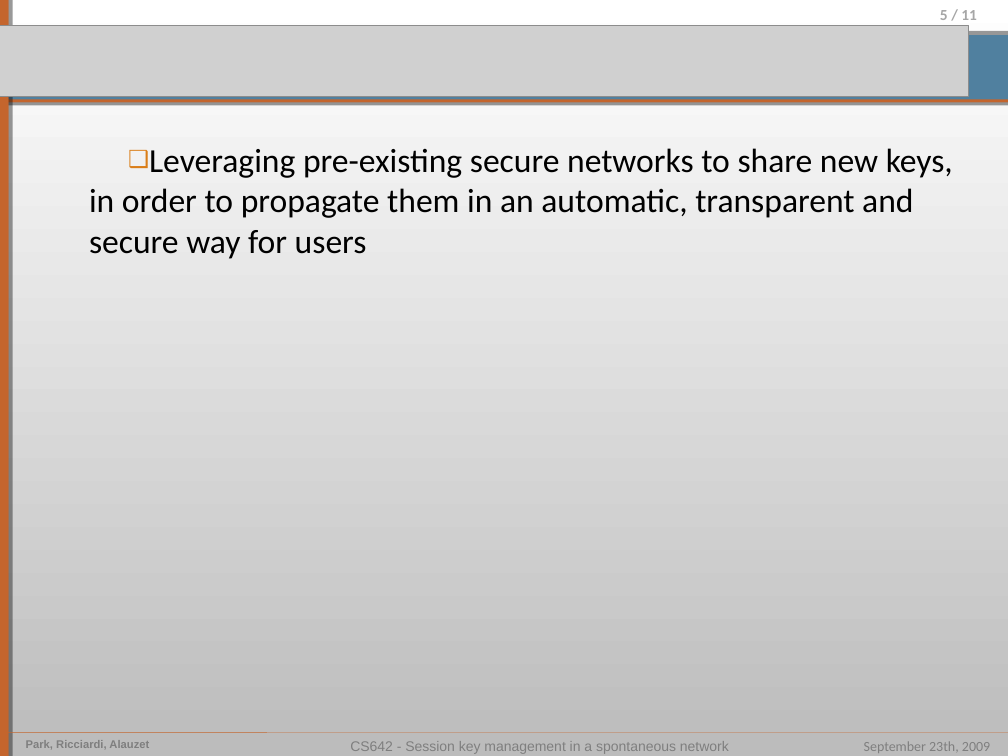
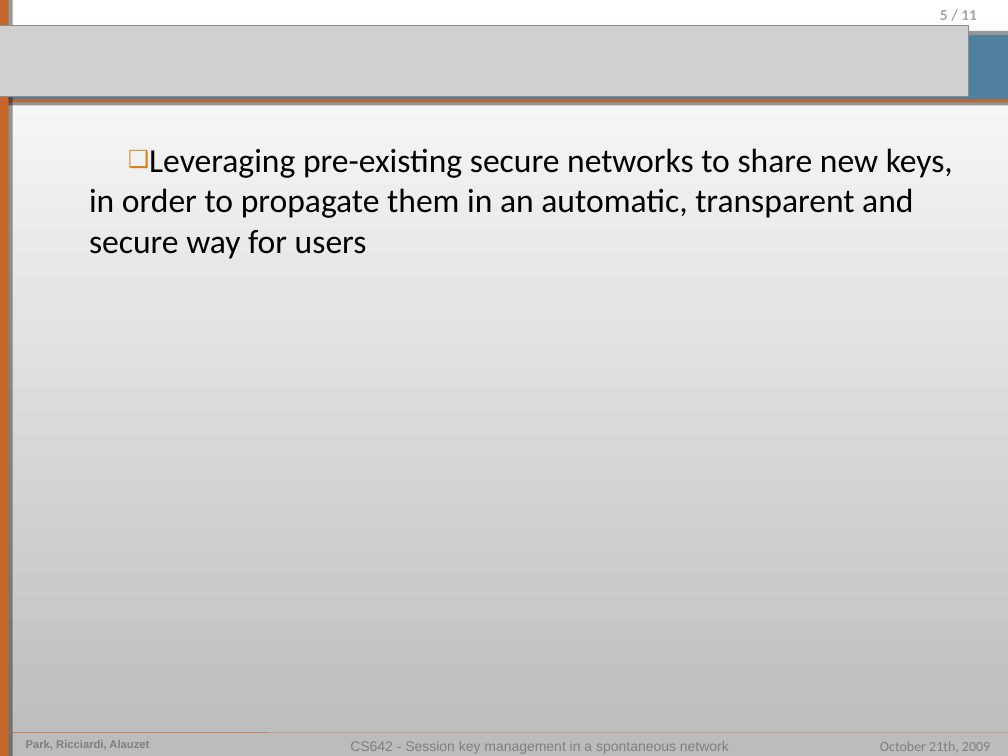
Before and after one commit to pierrealauzet/skemasnet, a slide deck: slide 5 of 2_design/CS462_Skemasnet_design_v2.ppt. Drawn at 1008x756 pixels with LibreOffice and Linux fonts; fonts in the diff are those of the drawing; grey boxes stand for pictures. Boxes give left, top, right and bottom in pixels: in the first picture for what was removed or moved away, otherwise in the second. Text is boxed around its words. In the diff, an @@ line names an element or a change of style, - is before the commit and + after.

```diff
--- a/2_design/CS462_Skemasnet_design_v2.ppt
+++ b/2_design/CS462_Skemasnet_design_v2.ppt
@@ text at bbox=[880, 741, 990, 751]: text changed @@
-September 23th, 2009
+October 21th, 2009
```
Also in this commit, not shown: 5 other slides changed, 5 slides added, 1 slide removed.
